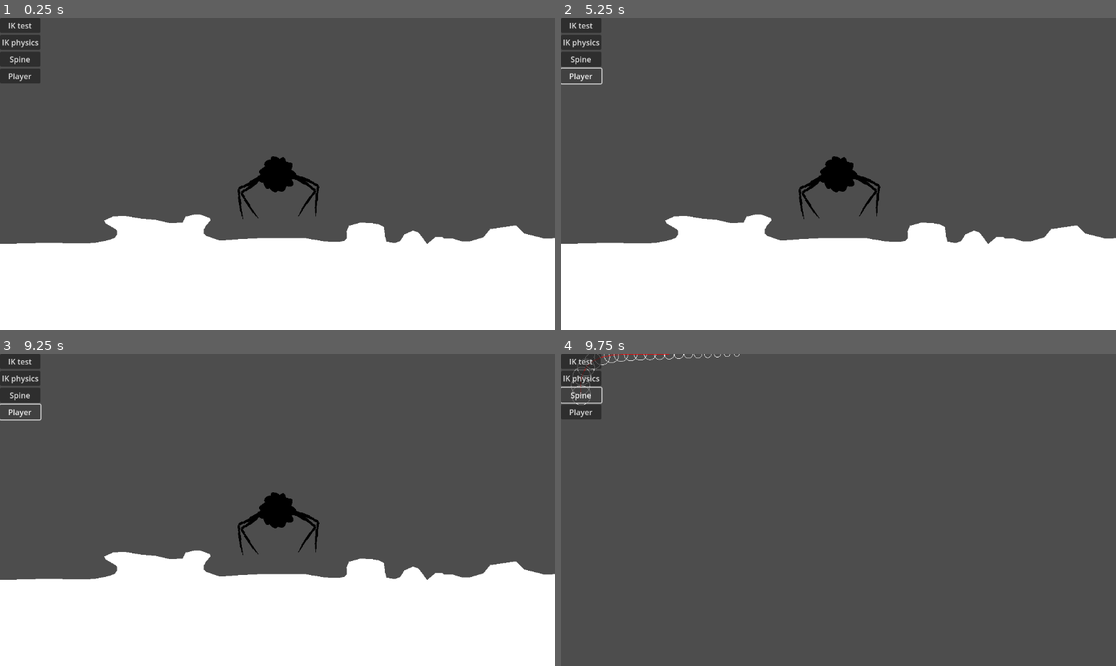
Above: before the commit, frames 1-4 (two rows, left to right).
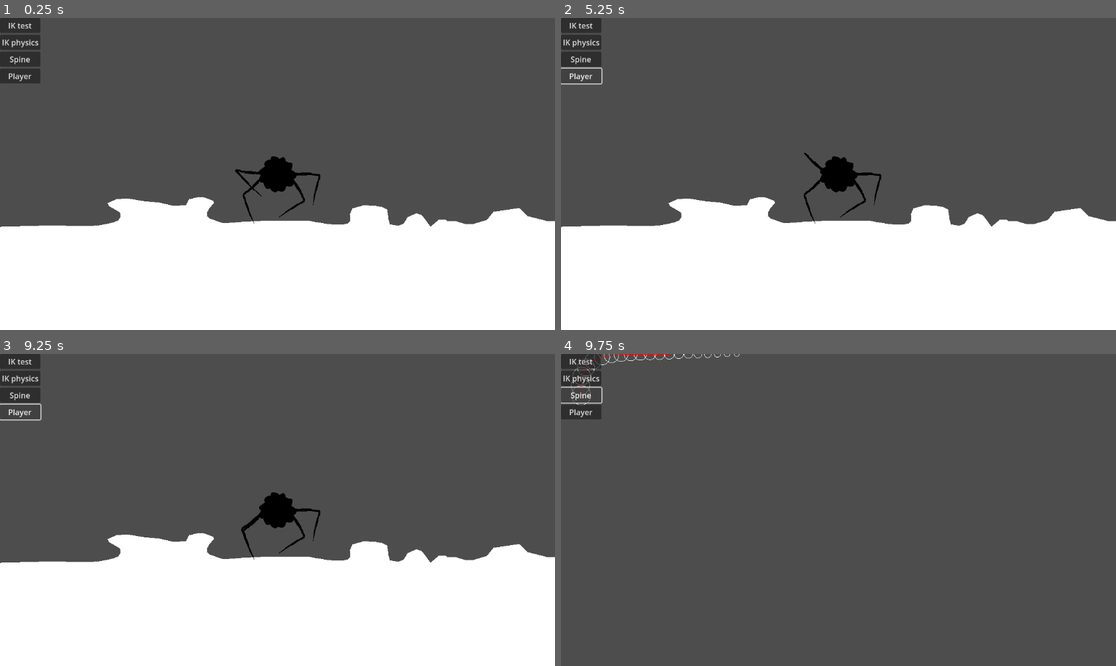
Above: after the commit, the same moments.

Repository: p4triko/CG-2025-Project-Procedural-Animation
Game: Godot game, scene res://scenes/player_testing.tscn
Same seed, same stepped clock (60 frames per second), same inputs: the game is played once before the commit and once after it.
Inputs:
- Up to frame 1 (0.25 s): no input
- Up to frame 2 (5.25 s): click "IK test" at 0.5 s; click "IK test" at 1.25 s; click "IK physics" at 2 s; click "IK test" at 2.75 s; click "Spine" at 3.5 s; click "IK test" at 4.25 s; click "Player" at 5 s
- Up to frame 3 (9.25 s): click "IK physics" at 5.75 s; click "IK physics" at 6.5 s; click "Spine" at 7.25 s; click "IK physics" at 8 s; click "Player" at 8.75 s
- Up to frame 4 (9.75 s): click "Spine" at 9.5 s

The runs differ from the first frame. In frame 1, 6.3% of the frame differs, in the area x 0-100%, y 48-73%; in frame 2, 6.3%; in frame 3, 6.2%; in frame 4, nothing differs.

Commit message:
Testing new legs, old raycasting system

Diff:
--- a/objects/Player/player.gd
+++ b/objects/Player/player.gd
@@ -15,15 +15,15 @@
 var is_grounded: bool = false
 var is_touching_wall: bool = false
 
-@onready var leg_right_near_3: SimNode = $SimRoot/LegRightNear1/LegRightNear2/LegRightNear3
-@onready var leg_right_far_3: SimNode = $SimRoot/LegRightFar1/LegRightFar2/LegRightFar3
-@onready var leg_left_far_3: SimNode = $SimRoot/LegLeftFar1/LegLeftFar2/LegLeftFar3
-@onready var leg_left_near_3: SimNode = $SimRoot/LegLeftNear1/LegLeftNear2/LegLeftNear3
-var legs: Array[SimNode]
+var left_legs: Array
+var right_legs: Array
+var legs: Array
 var leg_rays: Array[Vector2] = [Vector2(-100, 200), Vector2(-50, 200), Vector2(50, 200), Vector2(100, 200)]
 
 func _ready() -> void:
-	legs = [leg_left_far_3, leg_left_near_3, leg_right_near_3, leg_right_far_3]
+	left_legs = [%LegLeft1, %LegLeft2]
+	right_legs = [%LegRight1, %LegRight2]
+	legs = left_legs + right_legs
 
 func _physics_process(delta: float) -> void:
 	var input_axis: Vector2 = Vector2(Input.get_axis("game_left", "game_right"), Input.get_axis("game_up", "game_down"))
@@ -49,9 +49,10 @@
 		var leg_ray = leg_rays[i]
 
 		var space_state = get_world_2d().direct_space_state
-		var query = PhysicsRayQueryParameters2D.create(global_position, global_position + leg_ray + velocity/20)
+		var ray_start_pos = global_position + velocity * delta * 15
+		var query = PhysicsRayQueryParameters2D.create(ray_start_pos, ray_start_pos + leg_ray + velocity/20)
+		query.exclude = [self]
 		var result = space_state.intersect_ray(query)
 		if result:
-			if result.position.distance_to(leg.global_position) > 100:
-				leg.wanted_position = result.position
-		$SimRoot._physics_process(delta)
+			if result.position.distance_to(leg.current_position) > 100:
+				leg.step(result.position)
--- a/objects/Player/player.tscn
+++ b/objects/Player/player.tscn
@@ -1,18 +1,8 @@
-[gd_scene load_steps=9 format=3 uid="uid://c0pigba0ihfvs"]
+[gd_scene load_steps=5 format=3 uid="uid://c0pigba0ihfvs"]
 
 [ext_resource type="Script" uid="uid://btxtc8h4my7xj" path="res://objects/Player/player.gd" id="1_fwodp"]
 [ext_resource type="Texture2D" uid="uid://drkij5rd4qwh6" path="res://assets/images/Spider/spider_body.png" id="2_76bfe"]
-[ext_resource type="Script" uid="uid://ckdrfipawwquh" path="res://objects/Node Simulation/sim_root.gd" id="3_8e3mr"]
-[ext_resource type="Script" uid="uid://dftxhty2hpwup" path="res://objects/Node Simulation/sim_node.gd" id="4_sp50d"]
-[ext_resource type="Texture2D" uid="uid://dl6t6e0hmpusc" path="res://assets/images/Spider/spider_legs.png" id="6_sp50d"]
-
-[sub_resource type="AtlasTexture" id="AtlasTexture_8e3mr"]
-atlas = ExtResource("6_sp50d")
-region = Rect2(0, 35, 49, 10)
-
-[sub_resource type="AtlasTexture" id="AtlasTexture_sp50d"]
-atlas = ExtResource("6_sp50d")
-region = Rect2(0, 97, 49, 6)
+[ext_resource type="PackedScene" uid="uid://cq6t7jx8fbq3w" path="res://objects/Player/spider_leg.tscn" id="3_hi0mj"]
 
 [sub_resource type="CircleShape2D" id="CircleShape2D_8e3mr"]
 radius = 33.13608
@@ -23,132 +13,28 @@
 [node name="SpiderBody" type="Sprite2D" parent="."]
 texture = ExtResource("2_76bfe")
 
-[node name="SimRoot" type="Node2D" parent="."]
-script = ExtResource("3_8e3mr")
-draw_debug_bones = 2
-draw_distance_constraint = 2
-simulate_in_debug = true
-metadata/_custom_type_script = "uid://ckdrfipawwquh"
+[node name="Camera2D" type="Camera2D" parent="."]
 
-[node name="LegRightNear1" type="Node2D" parent="SimRoot"]
-position = Vector2(25, 0)
-script = ExtResource("4_sp50d")
-is_anchored = true
-is_top_level = false
-distance_range = Vector2(64, 64)
-bone_texture_y_scale = 1.26
-metadata/_custom_type_script = "uid://dftxhty2hpwup"
+[node name="LegLeft1" parent="." instance=ExtResource("3_hi0mj")]
+unique_name_in_owner = true
+position = Vector2(-24, 0)
+leg_polarity = true
 
-[node name="LegRightNear2" type="Node2D" parent="SimRoot/LegRightNear1"]
-top_level = true
-position = Vector2(88.32738, -9.254392)
-script = ExtResource("4_sp50d")
-distance_range = Vector2(64, 64)
-allowed_angle_polarity = 1
-bone_texture = SubResource("AtlasTexture_8e3mr")
-bone_texture_y_scale = 1.26
-metadata/_custom_type_script = "uid://dftxhty2hpwup"
+[node name="LegLeft2" parent="." instance=ExtResource("3_hi0mj")]
+unique_name_in_owner = true
+position = Vector2(-24, 0)
+wanted_position = Vector2(-49.061314, 92.95154)
+leg_polarity = true
 
-[node name="LegRightNear3" type="Node2D" parent="SimRoot/LegRightNear1/LegRightNear2"]
-top_level = true
-position = Vector2(50, 42)
-script = ExtResource("4_sp50d")
-is_anchored = true
-distance_range = Vector2(64, 64)
-bone_texture = SubResource("AtlasTexture_sp50d")
-bone_texture_y_scale = 1.26
-metadata/_custom_type_script = "uid://dftxhty2hpwup"
+[node name="LegRight1" parent="." instance=ExtResource("3_hi0mj")]
+unique_name_in_owner = true
+position = Vector2(24, 0)
+wanted_position = Vector2(73.11943, 54.499714)
 
-[node name="LegRightFar1" type="Node2D" parent="SimRoot"]
-position = Vector2(25, 0)
-script = ExtResource("4_sp50d")
-is_anchored = true
-is_top_level = false
-distance_range = Vector2(64, 64)
-bone_texture_y_scale = 1.26
-metadata/_custom_type_script = "uid://dftxhty2hpwup"
-
-[node name="LegRightFar2" type="Node2D" parent="SimRoot/LegRightFar1"]
-top_level = true
-position = Vector2(85.10222, -21.993708)
-script = ExtResource("4_sp50d")
-distance_range = Vector2(64, 64)
-allowed_angle_polarity = 1
-bone_texture = SubResource("AtlasTexture_8e3mr")
-bone_texture_y_scale = 1.26
-metadata/_custom_type_script = "uid://dftxhty2hpwup"
-
-[node name="LegRightFar3" type="Node2D" parent="SimRoot/LegRightFar1/LegRightFar2"]
-top_level = true
-position = Vector2(86, 42)
-script = ExtResource("4_sp50d")
-is_anchored = true
-distance_range = Vector2(64, 64)
-bone_texture = SubResource("AtlasTexture_sp50d")
-bone_texture_y_scale = 1.26
-metadata/_custom_type_script = "uid://dftxhty2hpwup"
-
-[node name="LegLeftFar1" type="Node2D" parent="SimRoot"]
-position = Vector2(-25, 0)
-script = ExtResource("4_sp50d")
-is_anchored = true
-is_top_level = false
-distance_range = Vector2(64, 64)
-bone_texture_y_scale = 1.26
-metadata/_custom_type_script = "uid://dftxhty2hpwup"
-
-[node name="LegLeftFar2" type="Node2D" parent="SimRoot/LegLeftFar1"]
-top_level = true
-position = Vector2(-87.91051, -11.758756)
-script = ExtResource("4_sp50d")
-distance_range = Vector2(64, 64)
-allowed_angle_polarity = 2
-bone_texture = SubResource("AtlasTexture_8e3mr")
-bone_texture_y_scale = 1.26
-metadata/_custom_type_script = "uid://dftxhty2hpwup"
-
-[node name="LegLeftFar3" type="Node2D" parent="SimRoot/LegLeftFar1/LegLeftFar2"]
-top_level = true
-position = Vector2(-65, 48)
-script = ExtResource("4_sp50d")
-is_anchored = true
-distance_range = Vector2(64, 64)
-bone_texture = SubResource("AtlasTexture_sp50d")
-bone_texture_y_scale = 1.26
-metadata/_custom_type_script = "uid://dftxhty2hpwup"
-
-[node name="LegLeftNear1" type="Node2D" parent="SimRoot"]
-position = Vector2(-25, 0)
-script = ExtResource("4_sp50d")
-is_anchored = true
-is_top_level = false
-distance_range = Vector2(64, 64)
-bone_texture_y_scale = 1.26
-metadata/_custom_type_script = "uid://dftxhty2hpwup"
-
-[node name="LegLeftNear2" type="Node2D" parent="SimRoot/LegLeftNear1"]
-top_level = true
-position = Vector2(-87.70903, 12.789729)
-script = ExtResource("4_sp50d")
-distance_range = Vector2(64, 64)
-allowed_angle_polarity = 2
-bone_texture = SubResource("AtlasTexture_8e3mr")
-bone_texture_y_scale = 1.26
-metadata/_custom_type_script = "uid://dftxhty2hpwup"
-
-[node name="LegLeftNear3" type="Node2D" parent="SimRoot/LegLeftNear1/LegLeftNear2"]
-top_level = true
-position = Vector2(-33, 46)
-script = ExtResource("4_sp50d")
-is_anchored = true
-distance_range = Vector2(64, 64)
-allowed_angle_polarity = 1
-bone_texture = SubResource("AtlasTexture_sp50d")
-bone_texture_y_scale = 1.26
-metadata/_custom_type_script = "uid://dftxhty2hpwup"
+[node name="LegRight2" parent="." instance=ExtResource("3_hi0mj")]
+unique_name_in_owner = true
+position = Vector2(24, 0)
+wanted_position = Vector2(2.3123076, 80.41855)
 
 [node name="CollisionShape2D" type="CollisionShape2D" parent="."]
-visible = false
 shape = SubResource("CircleShape2D_8e3mr")
-
-[node name="Camera2D" type="Camera2D" parent="."]
--- a/objects/Player/spider_leg.gd
+++ b/objects/Player/spider_leg.gd
@@ -3,7 +3,7 @@
 
 @export_tool_button("blah") var a = func():
 	seed(Engine.get_physics_frames())
-	wanted_position = Vector2(randf_range(0, 100), randf_range(-100, 100));
+	wanted_position = Vector2(randf_range(0, 100 * (-1 if leg_polarity else 1)), randf_range(-100, 100));
 	step()
 
 # Exports
@@ -36,11 +36,15 @@
 	middle_node.allowed_angle_polarity = int(leg_polarity) + 1
 	if state == states.STEPPING:
 		progress_step(delta)
+	else:
+		move_leg_closest_to(wanted_position)
 
-func step():
-	intermediate_position = Vector2(lerpf(current_position.x, wanted_position.x, step_weight), min(current_position.y, wanted_position.y) - step_curve_height)
-	stepping_progress = 0
-	state = states.STEPPING
+func step(to: Vector2 = wanted_position):
+	if state == states.GROUNDED:
+		wanted_position = to
+		intermediate_position = Vector2(lerpf(current_position.x, wanted_position.x, step_weight), min(current_position.y, wanted_position.y) - step_curve_height)
+		stepping_progress = 0
+		state = states.STEPPING
 
 func progress_step(delta):
 	stepping_progress = min(stepping_progress + delta / leg_reposition_speed, 1.0)
@@ -56,3 +60,4 @@
 
 func move_leg_closest_to(target_position: Vector2):
 	leg_node.wanted_position = target_position.normalized() * min(leg_node.length, global_position.distance_to(target_position))
+	leg_node.wanted_position = target_position
--- a/objects/Player/spider_leg.tscn
+++ b/objects/Player/spider_leg.tscn
@@ -14,9 +14,9 @@
 
 [node name="SpiderLeg" type="Node2D"]
 script = ExtResource("1_81l31")
-wanted_position = Vector2(22.114964, -14.406467)
-step_weight = 0.8
-step_curve_height = 40.0
+wanted_position = Vector2(0, 64)
+step_weight = 0.2
+step_curve_height = 50.0
 draw_debug_bones = 2
 draw_distance_constraint = 2
 simulate_in_debug = true
@@ -31,7 +31,7 @@
 
 [node name="SimNode2" type="Node2D" parent="SimNode"]
 top_level = true
-position = Vector2(-23.125216, -59.675995)
+position = Vector2(55.425625, 32)
 script = ExtResource("2_06bij")
 distance_range = Vector2(64, 64)
 allowed_angle_polarity = 1
@@ -40,7 +40,7 @@
 
 [node name="SimNode3" type="Node2D" parent="SimNode/SimNode2"]
 top_level = true
-position = Vector2(22.114964, -14.4064665)
+position = Vector2(0, 64)
 script = ExtResource("2_06bij")
 is_anchored = true
 distance_range = Vector2(64, 64)
--- a/scenes/player_testing.tscn
+++ b/scenes/player_testing.tscn
@@ -16,4 +16,4 @@
 polygon = PackedVector2Array(85, -169, 128, -169, 202, -172, 262, -172, 331, -172, 419, -163, 536, -160, 642, -172, 716 …(1729 unchanged characters)…
 
 [node name="Player" parent="." instance=ExtResource("1_grv1o")]
-position = Vector2(6, -46)
+position = Vector2(-1, -10)
